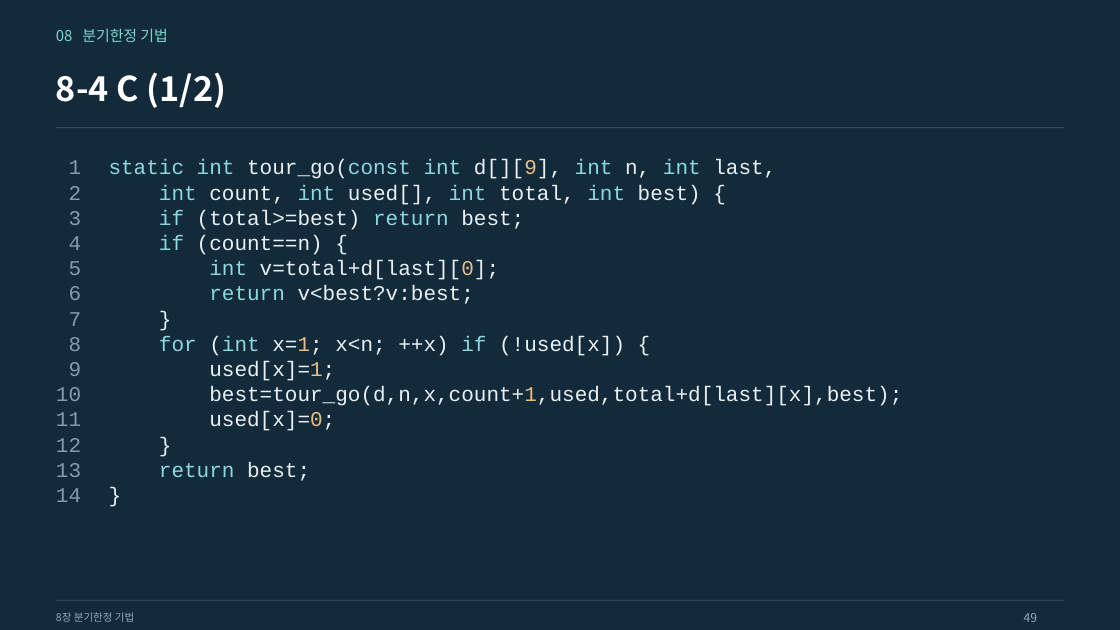
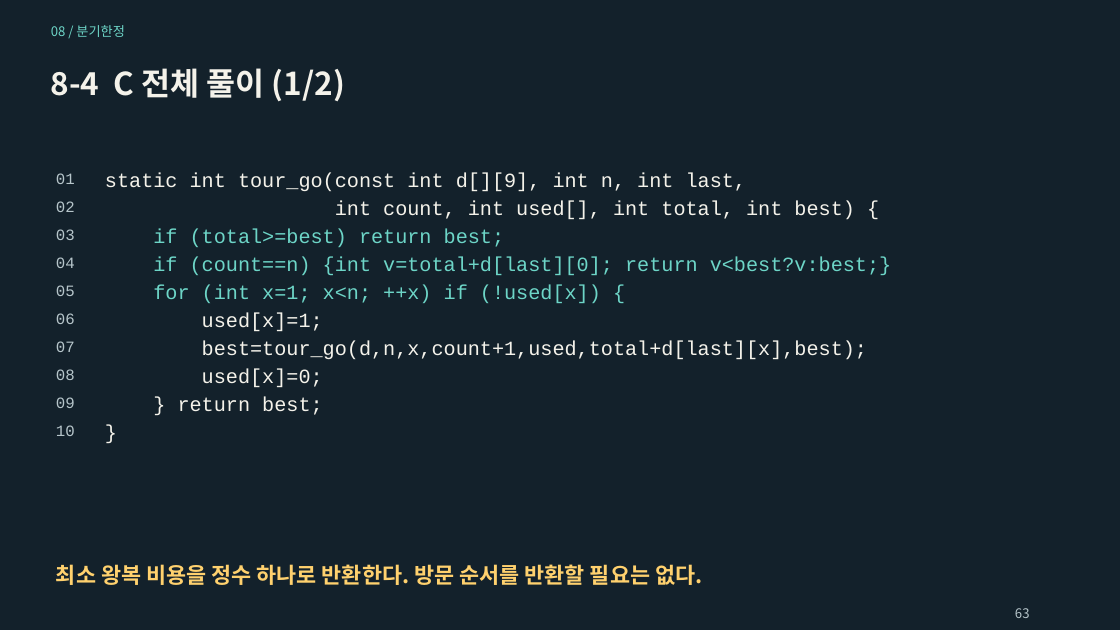
Before and after one commit to Sangdon-Park/Sangdon-Park.github.io, a slide deck: slide 63 of data/알고리즘/8장_분기한정_기법.pptx (slide 49 before the commit). Drawn at 1120x630 pixels with LibreOffice and Linux fonts; fonts in the diff are those of the drawing. Boxes give left, top, right and bottom in pixels: in the first picture for what was removed or moved away, otherwise in the second. Text is boxed around its words. In the diff, an @@ line names an element or a change of style, - is before the commit and + after.

```diff
--- a/data/알고리즘/8장_분기한정_기법.pptx
+++ b/data/알고리즘/8장_분기한정_기법.pptx
@@ background #132A3B to #13212B @@
@@ text at [51, 25, 124, 37]: text changed; size 12.8 to 11.2 pt; text colour #7CD7CC to #6DD5C7 @@
-08 분기한정 기법
+08 / 분기한정
@@ text at [51, 68, 345, 102]: text changed; size 29.2 to 27 pt; text colour #FFFFFF to #F4F2EA @@
-8-4 C (1/2)
+8-4 C 전체 풀이 (1/2)
@@ line removed from (56, 128) to (1065, 128) @@
@@ text removed at [56, 160, 82, 502] @@
-1
-2
-3
-4
-5
-6
-7
-8
-9
-10
-11
-12
-13
-14
@@ text added at [56, 173, 75, 184], 13.5 pt, text #B6C5CA @@
+01
@@ text added at [105, 173, 746, 192], 17.2 pt, text #F4F2EA @@
+static int tour_go(const int d[][9], int n, int last,
@@ text at [109, 160, 776, 381]: paragraphs removed @@
-static int tour_go(const int d[][9], int n, int last,
-int count, int used[], int total, int best) {
-if (total>=best) return best;
-if (count==n) {
-int v=total+d[last][0];
-return v<best?v:best;
-}
-for (int x=1; x<n; ++x) if (!used[x]) {
-used[x]=1;
@@ text added at [56, 201, 75, 212], 13.5 pt, text #B6C5CA @@
+02
@@ text added at [335, 201, 854, 220], 17.2 pt, text #F4F2EA @@
+int count, int used[], int total, int best) {
@@ text added at [56, 229, 75, 240], 13.5 pt, text #B6C5CA @@
+03
@@ text added at [153, 229, 505, 247], 17.2 pt, text #6DD5C7 @@
+if (total>=best) return best;
@@ text added at [56, 257, 75, 268], 13.5 pt, text #B6C5CA @@
+04
@@ text added at [153, 257, 891, 275], 17.2 pt, text #6DD5C7 @@
+if (count==n) {int v=total+d[last][0]; return v<best?v:best;}
@@ text added at [56, 285, 75, 296], 13.5 pt, text #B6C5CA @@
+05
@@ text added at [153, 285, 601, 303], 17.2 pt, text #6DD5C7 @@
+for (int x=1; x<n; ++x) if (!used[x]) {
@@ text added at [56, 313, 75, 324], 13.5 pt, text #B6C5CA @@
+06
@@ text added at [202, 313, 323, 332], 17.2 pt, text #F4F2EA @@
+used[x]=1;
@@ text added at [56, 341, 75, 352], 13.5 pt, text #B6C5CA @@
+07
@@ text "best=tour_go(d,n,x,count+1,used,total+d[last][x],best);": place and size @@
-text "best=tour_go(d,n,x,count+1,used,total+d[last][x],best);" at [109, 160, 902, 481]
+text "best=tour_go(d,n,x,count+1,used,total+d[last][x],best);" at [202, 341, 867, 360]
@@ text "best=tour_go(d,n,x,count+1,used,total+d[last][x],best);" at [202, 341, 867, 360]: size 18 to 17.2 pt, text colour #E8F0F4 to #F4F2EA; text colour #E9BE85 to #F4F2EA in "best=tour_go(d,n,x,count+1,used,total+d[last][x],best);"; line spacing 1 to 1.12 @@
@@ text added at [56, 369, 75, 380], 13.5 pt, text #B6C5CA @@
+08
@@ text added at [202, 369, 323, 388], 17.2 pt, text #F4F2EA @@
+used[x]=0;
@@ text added at [56, 397, 75, 408], 13.5 pt, text #B6C5CA @@
+09
@@ text added at [105, 417, 1066, 449], 17.2 pt, text #F4F2EA @@
+}
@@ text at [159, 412, 335, 481]: paragraphs removed @@
-used[x]=0;
-}
-return best;
-}
@@ text added at [178, 397, 322, 415], 17.2 pt, text #F4F2EA @@
+} return best;
@@ text added at [56, 425, 75, 436], 13.5 pt, text #B6C5CA @@
+10
@@ text added at [56, 564, 702, 585], 18.8 pt, text #FFD16E, bold @@
+최소 왕복 비용을 정수 하나로 반환한다. 방문 순서를 반환할 필요는 없다.
@@ line removed from (56, 601) to (1065, 601) @@
@@ text removed at [56, 612, 134, 622] @@
-8장 분기한정 기법
@@ text added at [1015, 608, 1030, 618], 11.2 pt, text #B6C5CA @@
+63
@@ text removed at [1024, 613, 1038, 622] @@
-49
```
Also in this commit, not shown: 5 other slides changed, 65 slides added, 44 slides removed, 10 other files.
